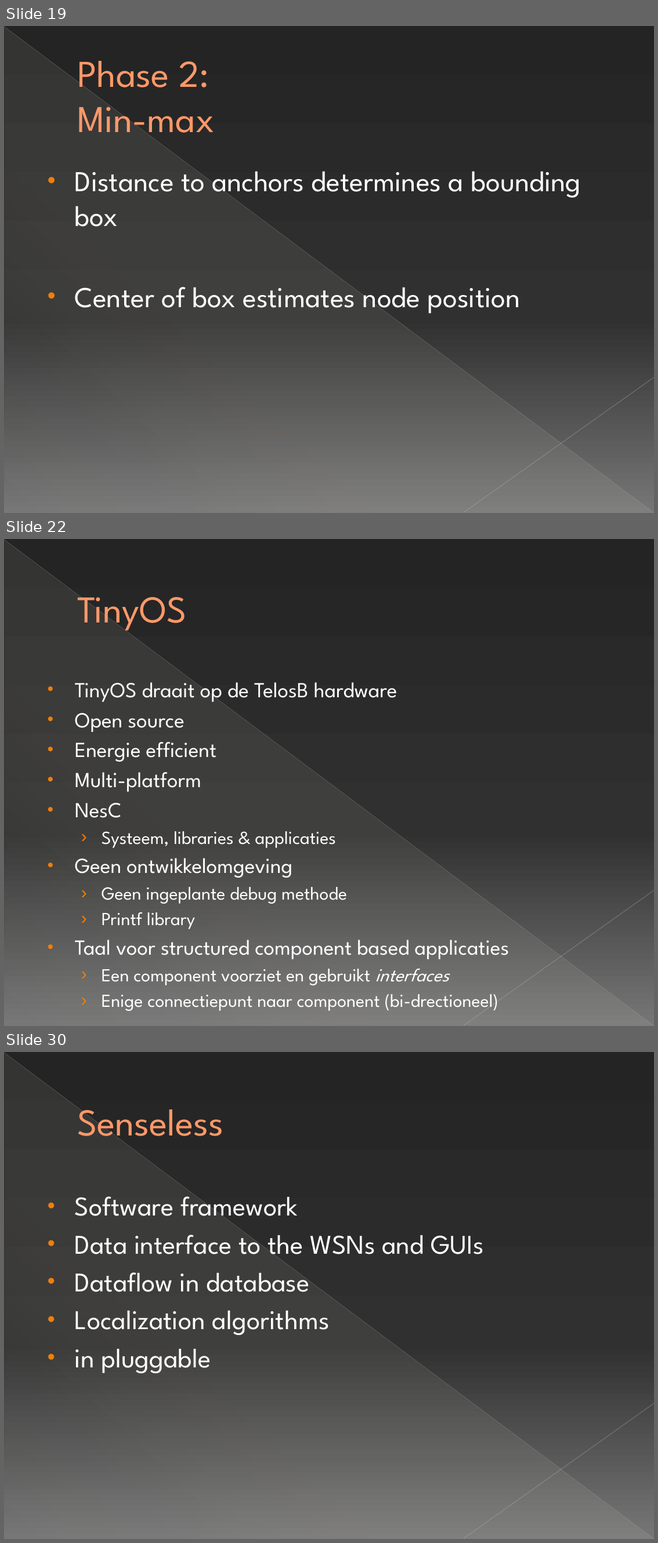
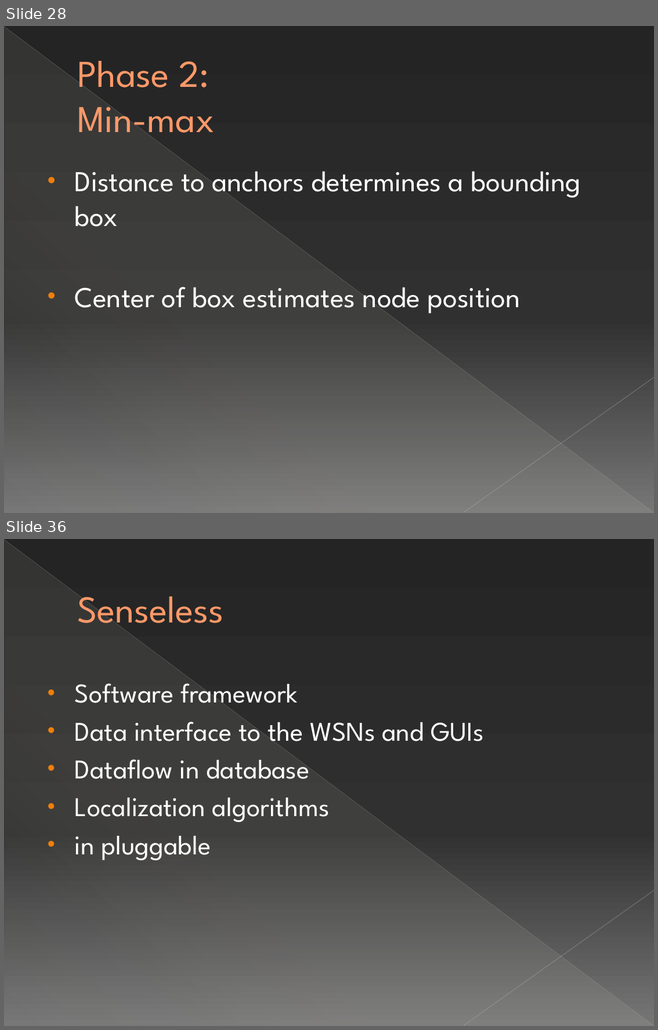
Before and after one commit to michelecorrea3/wsnlocalizationscala, a slide deck: Resources/WSN localization with Senseless framework.pptx. Shown one above the other, each under a label of ours: slides 19, 22 and 30 before the commit, slides 28 and 36 after it; the slides between them are not shown. The pictures are 658x1543 and 658x1030 pixels, drawn with LibreOffice and Linux fonts; fonts in the diff are those of the drawing. Boxes give left, top, right and bottom in pixels: in the first picture for what was removed or moved away, otherwise in the second. Text is boxed around its words. In the diff, an @@ line names an element or a change of style, - is before the commit and + after.

```diff
--- a/Resources/WSN localization with Senseless framework.pptx
+++ b/Resources/WSN localization with Senseless framework.pptx
@@ slide 22 removed at bbox=[4, 539, 654, 1026], background gradient #242424 to #303030 to #767676; not listed: 3 template elements that a slide beside it also shows @@
@@ title removed at bbox=[77, 594, 186, 634] @@
-TinyOS
@@ text removed at bbox=[75, 682, 509, 1011] @@
-• TinyOS draait op de TelosB hardware
-• Open source
-• Energie efficient
-• Multi-platform
-• NesC
-  › Systeem, libraries & applicaties
-• Geen ontwikkelomgeving
-  › Geen ingeplante debug methode
-  › Printf library
-• Taal voor structured component based applicaties
-  › Een component voorziet en gebruikt interfaces
-  › Enige connectiepunt naar component (bi-drectioneel)
@@ what was slide 19 is now slide 28 @@
@@ what was slide 30 is now slide 36 @@
```
Also in this commit, not shown: 3 slides changed, 16 slides added, 9 other slides removed.
